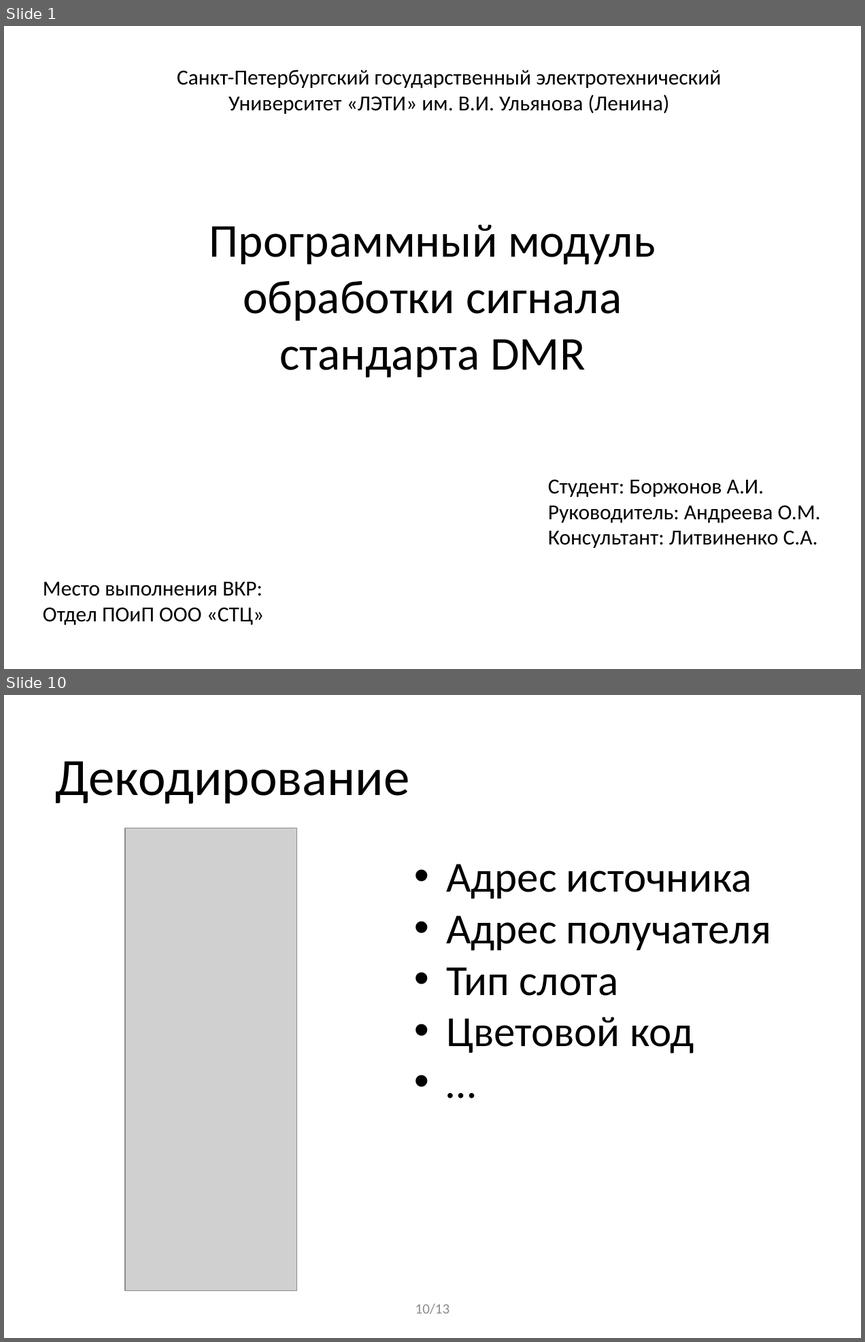
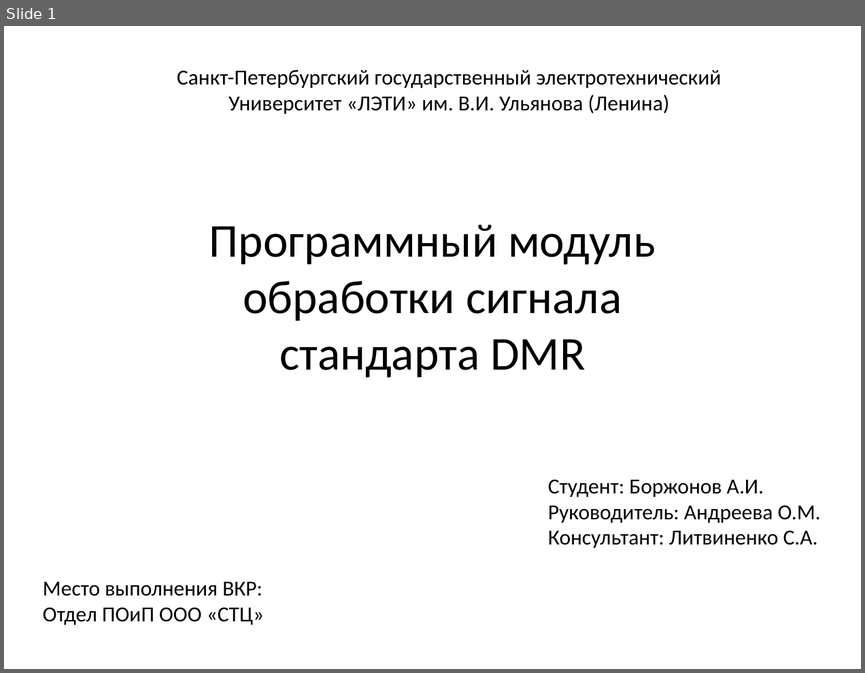
Before and after one commit to BorzhonovAI/magistr, a slide deck: Презентация Диплом.pptx. Shown one above the other, each under a label of ours: slides 1 and 10 before the commit, slide 1 after it; the slides between them are not shown. The pictures are 865x1342 and 865x673 pixels, drawn with LibreOffice and Linux fonts; fonts in the diff are those of the drawing; grey boxes stand for pictures. Boxes give left, top, right and bottom in pixels: in the first picture for what was removed or moved away, otherwise in the second. Text is boxed around its words. In the diff, an @@ line names an element or a change of style, - is before the commit and + after.

```diff
--- a/Презентация Диплом.pptx
+++ b/Презентация Диплом.pptx
@@ slide 10 removed at <box>4,695,861,1338</box>, background #FFFFFF @@
@@ title removed at <box>56,761,410,804</box> @@
-Декодирование
@@ picture removed at <box>125,828,296,1291</box> @@
@@ text removed at <box>446,864,771,1053</box> @@
-• Адрес источника
-• Адрес получателя
-• Тип слота
-• Цветовой код
-• …
@@ text removed at <box>415,1303,450,1314</box> @@
-10/13
```
Also in this commit, not shown: 8 slides changed, 5 slides added, 3 other slides removed, 9 other files.
